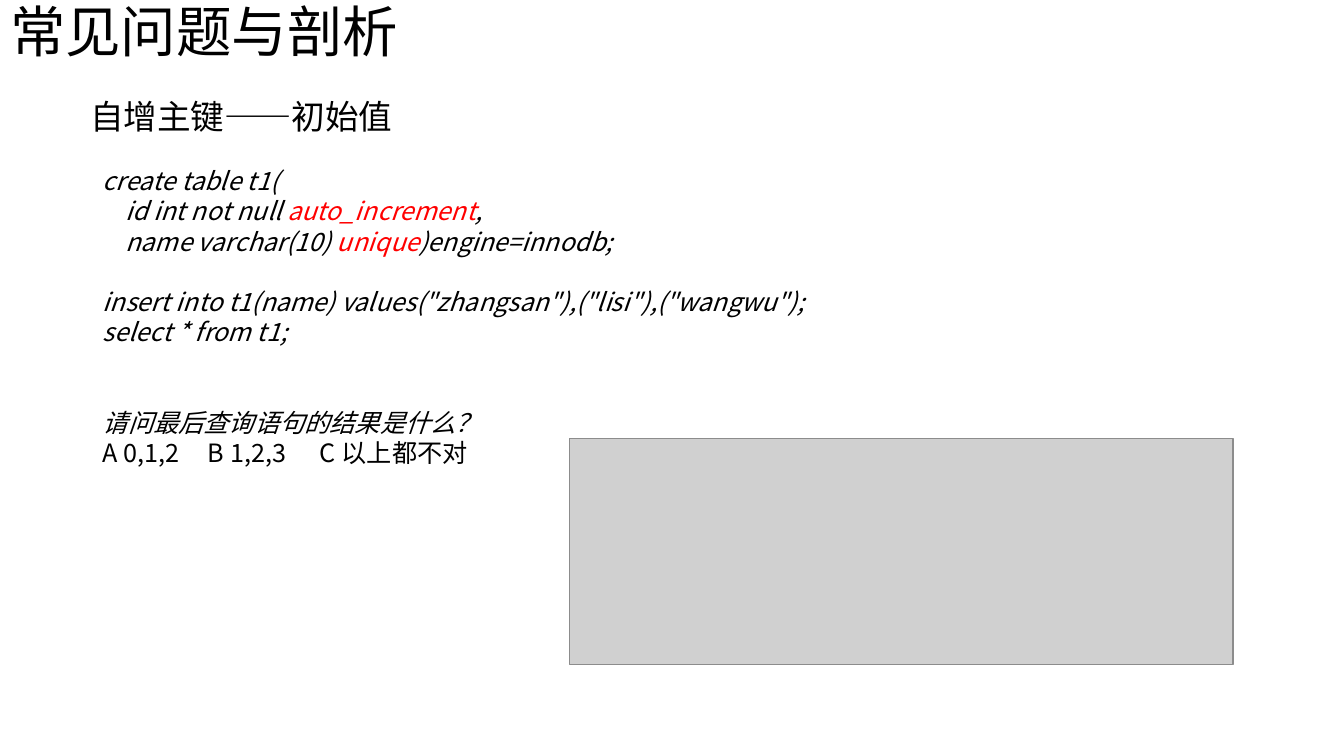
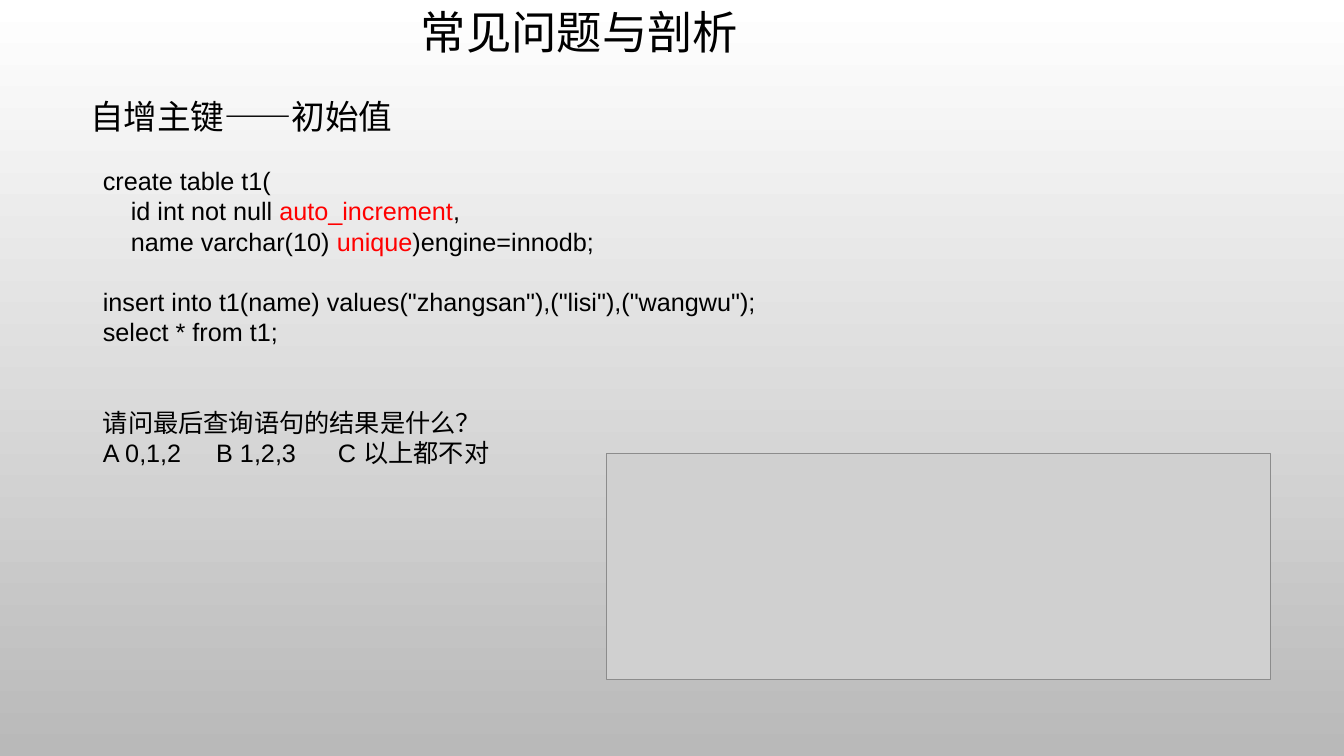
Before and after one commit to jaspone/notes, a slide deck: slide 22 of mysql分享.pptx (slide 21 before the commit). Drawn at 1344x756 pixels with LibreOffice and Linux fonts; fonts in the diff are those of the drawing; grey boxes stand for pictures; background and template pictures are left out. Boxes give left, top, right and bottom in pixels: in the first picture for what was removed or moved away, otherwise in the second. Text is boxed around its words. In the diff, an @@ line names an element or a change of style, - is before the commit and + after.

```diff
--- a/mysql分享.pptx
+++ b/mysql分享.pptx
@@ background #FFFFFF to picture (left out) @@
@@ title "常见问题与剖析" at bbox=[421, 11, 739, 53]: size 39.6 to 32.4 pt, font Noto Sans CJK SC to Calibri; alignment left to centre @@
@@ text "create table t1(" at bbox=[103, 171, 756, 466]: font Noto Sans CJK SC to Arial, italic off @@
@@ picture: place and size @@
-picture at bbox=[570, 439, 1233, 664]
+picture at bbox=[607, 454, 1270, 680]
```
Also in this commit, not shown: 39 other slides changed, 1 slide added.
